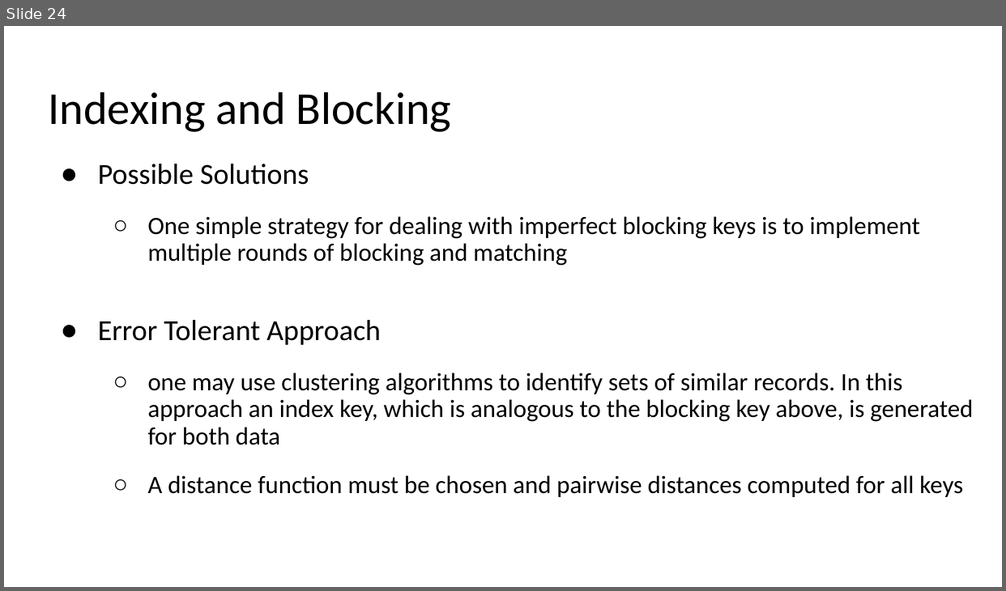
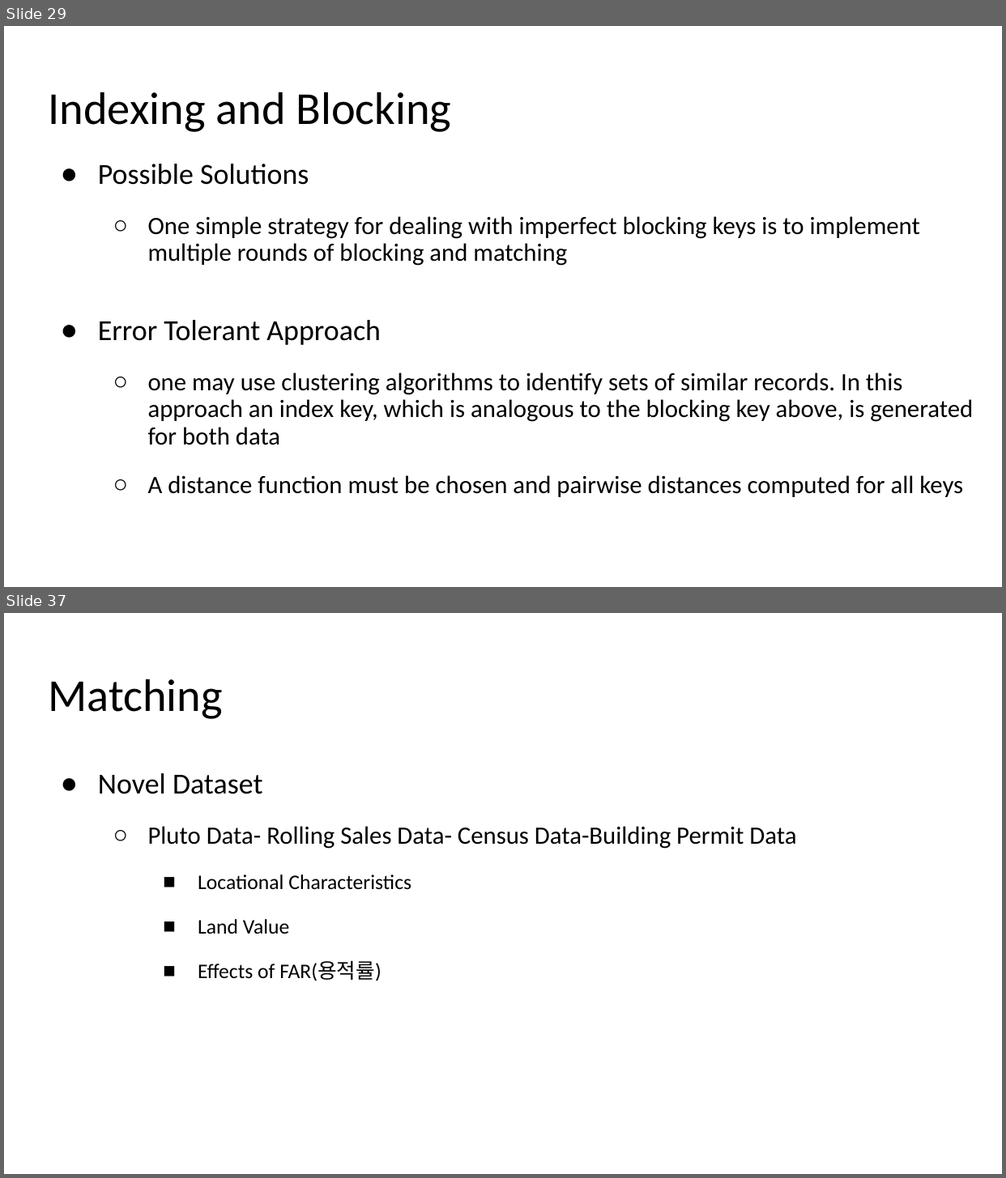
Before and after one commit to moonbg/21bigdataskku, a slide deck: Slides/Week6.pptx. Shown one above the other, each under a label of ours: slide 24 before the commit, slides 29 and 37 after it; the slides between them are not shown. The pictures are 1006x591 and 1006x1178 pixels, drawn with LibreOffice and Linux fonts; fonts in the diff are those of the drawing. Boxes give left, top, right and bottom in pixels: in the first picture for what was removed or moved away, otherwise in the second. Text is boxed around its words. In the diff, an @@ line names an element or a change of style, - is before the commit and + after.

```diff
--- a/Slides/Week6.pptx
+++ b/Slides/Week6.pptx
@@ slide 37 added at (x1=4, y1=613, x2=1002, y2=1174), background #FFFFFF @@
@@ title added at (x1=48, y1=679, x2=223, y2=719), 33 pt, text #000000 @@
+Matching
@@ text added at (x1=98, y1=773, x2=796, y2=982), 18 pt, text #000000 @@
+● Novel Dataset
+  ○ Pluto Data- Rolling Sales Data- Census Data-Building Permit Data
+    ■ Locational Characteristics
+    ■ Land Value
+    ■ Effects of FAR(용적률)
@@ what was slide 24 is now slide 29 @@
```
Also in this commit, not shown: 3 slides changed, 19 other slides added, 9 other files.
